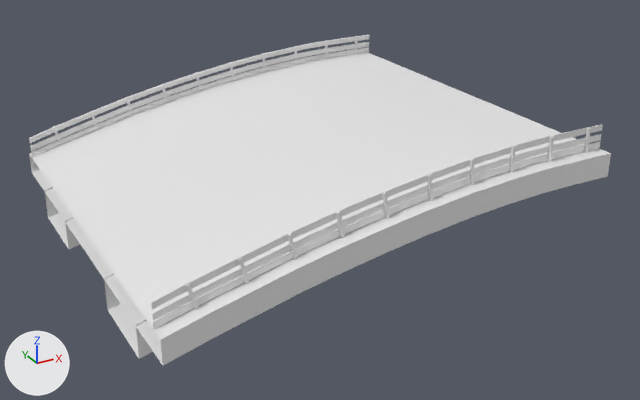
What one commit did to the FBX model Gamen't/Assets/Warner/Road/FBX/RoadDown.fbx.
Camera for both pictures: a camera (50 mm lens) standing at (-17.5, -34.7, 13.2) and looking at (0.9, -1.2, -3.6). Every picture has the same lights, and +X, +Y and +Z are marked at lower left. Where no turn or scale is listed for an object, it has been applied to the vertices.

Objects in the first picture: 'RailingAppart.003', 'RoadRecht.003'.
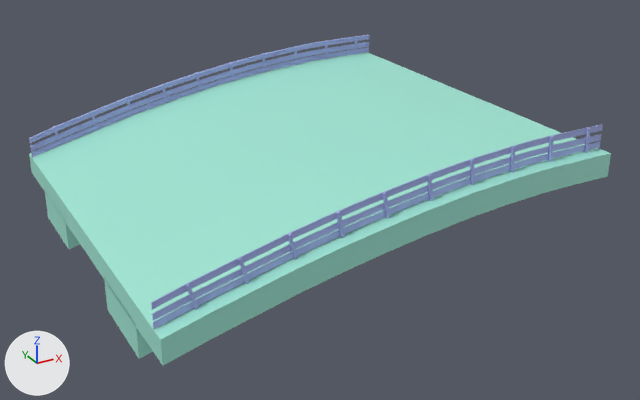
Where the change shows, as pixel boxes (x1, y1, x2, y2) in the pictures (640 x 400 px):
'RoadRecht.003', recoloured, reshaped (white to green): (29, 52, 611, 366) in both
'RailingAppart.003', recoloured (white to blue): (29, 35, 603, 329) in both
part 1 of me_plane_020, added (green): after (29, 154, 163, 366)

The change in detail:
Material 'RailingDown' (mat_railingdown) changes colour from white #e7e7e7 to blue #a5ade7; in linear values from (0.8, 0.8, 0.8) to (0.377, 0.42, 0.8).
Material 'RoadRechtUp' (mat_roadrechtup) changes colour from white #e7e7e7 to green #a1e7d5; in linear values from (0.8, 0.8, 0.8) to (0.356, 0.8, 0.667).
me_plane_020 has 168 vertices, 132 faces and spans x -10.0..10.0, y -10.0..10.0, z -5.4..0.0.
me_plane_020 is used by ob_roadrecht_003; location (0.0, 0.0, 0.0).
Verts and faces of me_plane_020; kept vertices keep their numbers, new ones are numbered from 168.
Before the commit, vertices of me_plane_020: 14 (-10.0, -10.0, -3.0) at pixel (160, 339), 15 (-10.0, 10.0, -3.0) at pixel (29, 153), 16 (-10.0, -6.0, -3.0) at pixel (124, 288), 17 (-10.0, 6.0, -3.0) at pixel (47, 179), 18 (-10.0, -10.0, -4.0) at pixel (162, 365).
Before the commit, vertices of me_plane_020: 19 (-10.0, 10.0, -4.0) at pixel (31, 172), 20 (-10.0, -7.1, -5.4) at pixel (139, 359), 21 (-10.0, -3.1, -5.4) at pixel (107, 310), 22 (-10.0, -3.1, -4.0) at pixel (104, 278), 23 (-10.0, -7.1, -4.0) at pixel (135, 324).
Before the commit, vertices of me_plane_020: 24 (-10.0, 7.1, -5.4) at pixel (48, 217), 25 (-10.0, 3.1, -5.4) at pixel (68, 249), 26 (-10.0, 3.1, -4.0) at pixel (65, 220), 27 (-10.0, 7.1, -4.0) at pixel (44, 190).
Part 1, on me_plane_020:
New faces: (24, 25, 26, 27), (20, 23, 22, 21), (15, 19, 17), (14, 16, 18), (16, 17, 19, 18).
